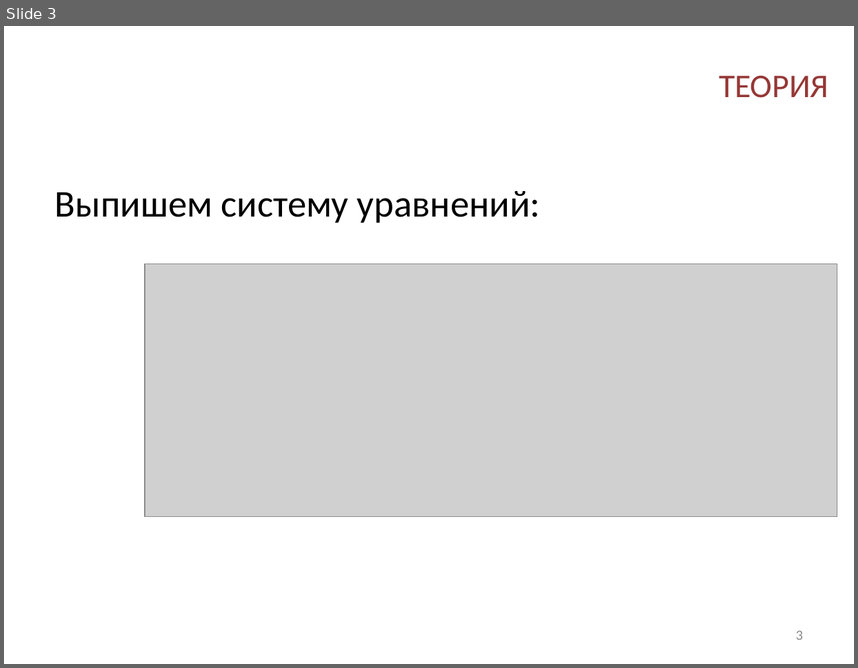
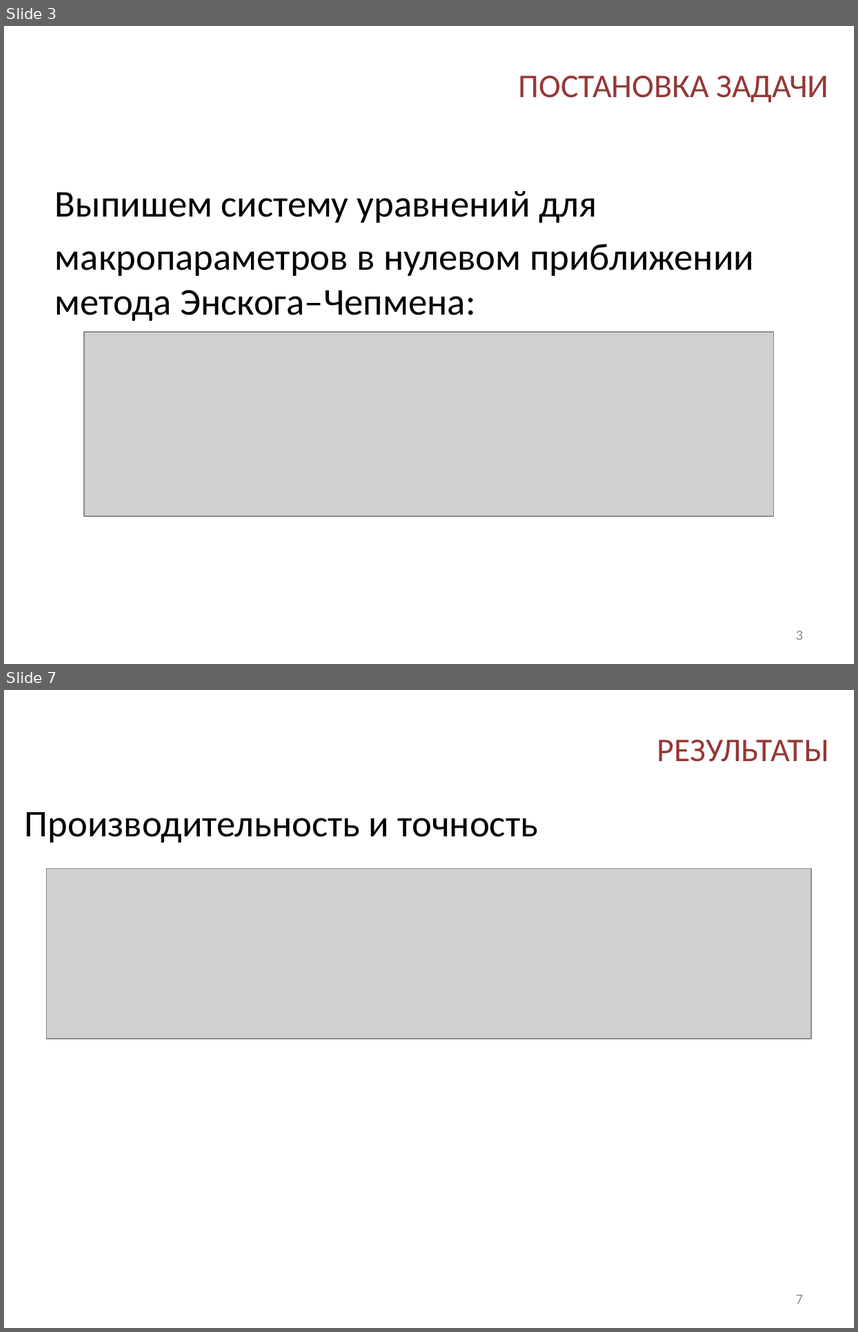
Before and after one commit to SpinSpinSugar/lectures, a slide deck: Student_conference/Relaxation_after_shockwave_ru.pptx. Shown one above the other, each under a label of ours: slide 3 before the commit, slides 3 and 7 after it; the slides between them are not shown. The pictures are 858x668 and 858x1332 pixels, drawn with LibreOffice and Linux fonts; fonts in the diff are those of the drawing; grey boxes stand for pictures; background and template pictures are left out. Boxes give left, top, right and bottom in pixels: in the first picture for what was removed or moved away, otherwise in the second. Text is boxed around its words. In the diff, an @@ line names an element or a change of style, - is before the commit and + after.

```diff
--- a/Student_conference/Relaxation_after_shockwave_ru.pptx
+++ b/Student_conference/Relaxation_after_shockwave_ru.pptx
@@ slide 7 added at <box>4,690,854,1328</box>, background picture (left out) @@
@@ title added at <box>657,740,829,762</box>, 28 pt, text #953735 @@
+РЕЗУЛЬТАТЫ
@@ text added at <box>25,812,538,842</box>, 32 pt, text #000000 @@
+Производительность и точность
@@ picture added at <box>47,869,811,1038</box> @@
@@ page number added at <box>796,1294,803,1303</box>, 12 pt, text #8C8C8C @@
+7
@@ slide 3 changed as well @@
@@ title at <box>519,76,829,103</box>: text changed @@
-ТЕОРИЯ
+ПОСТАНОВКА ЗАДАЧИ
@@ text at <box>55,191,754,321</box>: text changed @@
-Выпишем систему уравнений:
+Выпишем систему уравнений для
+макропараметров в нулевом приближении метода Энскога–Чепмена:
@@ picture: place and size @@
-picture at <box>145,264,838,517</box>
+picture at <box>84,332,774,517</box>
```
Also in this commit, not shown: 4 other slides changed, 3 other slides added, 3 slides removed, 3 other files.
